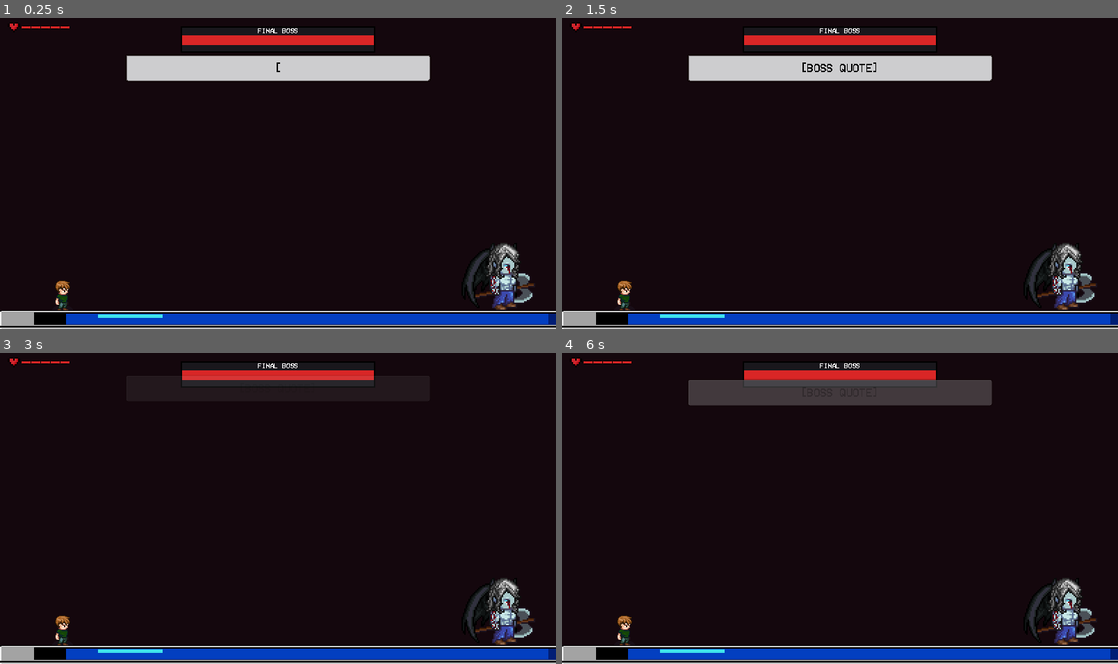
Above: before the commit, frames 1-4 (two rows, left to right).
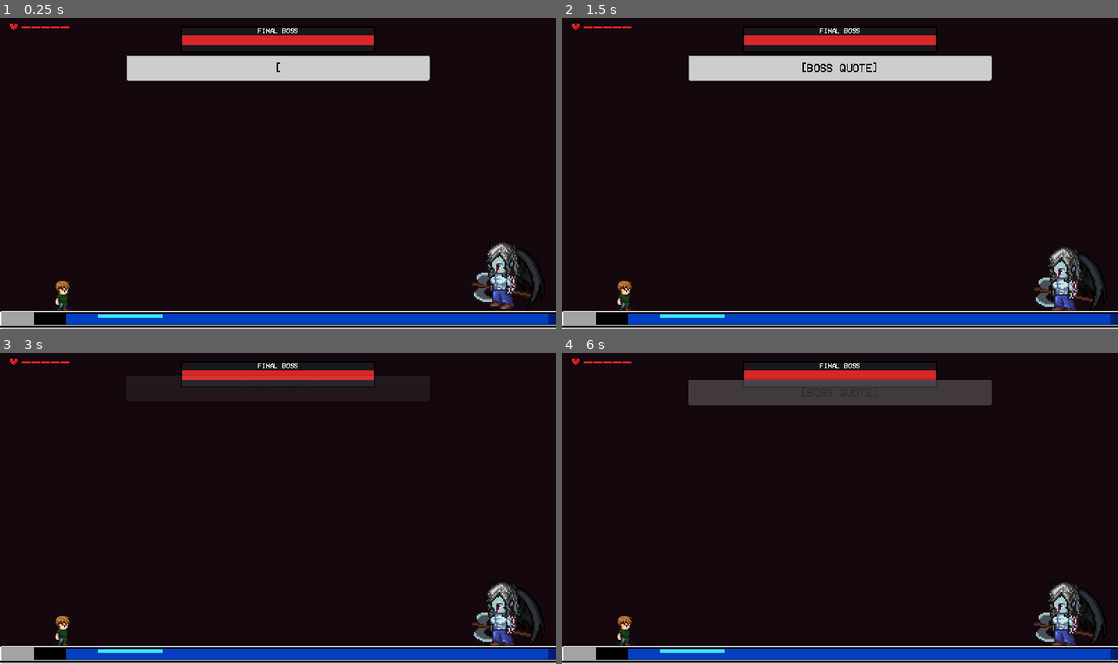
Above: after the commit, the same moments.

Repository: Amrr233/WhileTrue
Game: Godot game, scene res://scenes/levels/final_boss_arena.tscn
Same seed, same stepped clock (60 frames per second), same inputs: the game is played once before the commit and once after it. This scene is started directly instead of the project's main scene. Sound files missing from this copy of the repository are replaced by a short silence.
Inputs (mouse positions are in pixels of both pictures, inside the frame that each line leads up to):
- Up to frame 1 (0.25 s): no input
- Up to frame 2 (1.5 s): tap Enter (ui_accept) at 0.5, 1.25 s; move the mouse to (962, 157) at 0.52 s; hold D (right) 0.53-1.25 s; hold J (attack) 0.53-1.25 s; click (962, 157) at 0.67 s; tap Space (jump) at 0.77 s; tap Shift (dash) at 0.8 s; drag from (728, 189) to (623, 291) at 1.27 s
- Up to frame 3 (3 s): tap Enter (ui_accept) at 2, 2.75 s; move the mouse to (333, 440) at 2.02 s; hold A (left) 2.03-2.75 s; hold J (attack) 2.03-2.75 s; tap Shift (dash) at 2.3 s; drag from (250, 570) to (111, 461) at 2.77 s
- Up to frame 4 (6 s): move the mouse to (1006, 555) at 3.52 s; hold D (right) 3.53-4.25 s; tap E (interact) at 3.6 s; tap Space (jump) at 3.77 s; tap Shift (dash) at 3.8, 5.3 s; tap Enter (ui_accept) at 4.25, 5 s; drag from (673, 461) to (623, 626) at 4.27 s; move the mouse to (867, 508) at 5.02 s; hold D (right) 5.03-5.75 s; hold J (attack) 5.03-5.75 s; click (867, 508) at 5.17 s; drag from (756, 430) to (728, 524) at 5.77 s

The runs differ from the first frame. In frame 1, 1.6% of the frame differs, in the area x 83-98%, y 72-94%; in frame 2, 1.6%; in frame 3, 1.6%; in frame 4, 1.6%.

Commit message:
phase 1 ,2 of final boss

Diff:
--- a/scenes/enemies/final_boss.tscn
+++ b/scenes/enemies/final_boss.tscn
@@ -2,14 +2,15 @@
 
 [ext_resource type="Script" uid="uid://bit45xto4gcsq" path="res://scripts/enemies/final_boss.gd" id="1_boss"]
 [ext_resource type="PackedScene" uid="uid://be3c7djdeomsq" path="res://scenes/enemies/virus_projectile2.tscn" id="2_proj"]
-[ext_resource type="AudioStream" uid="uid://bmwma65x0peru" path="res://assets/audio/sfx/Windows XP Startup.wav" id="4_snd"]
 [ext_resource type="Texture2D" uid="uid://botb0rg6irjky" path="res://assets/art/characters/V. 0.9.9.png" id="5_s8evt"]
 [ext_resource type="PackedScene" uid="uid://b7lax1cf5cckh" path="res://scenes/enemies/virus_basic.tscn" id="5_summon1"]
 [ext_resource type="Texture2D" uid="uid://ct56l4gxdd6cq" path="res://assets/art/characters/boss343.png" id="6_3uqse"]
-[ext_resource type="PackedScene" uid="uid://dxhtg0yxo74v5" path="res://scenes/enemies/virus_ranged.tscn" id="6_summon2"]
+[ext_resource type="Texture2D" uid="uid://dllmiabgqtq7d" path="res://assets/art/characters/death.png" id="6_bhnfq"]
+[ext_resource type="AudioStream" uid="uid://bvfb8y4pwyf1" path="res://assets/audio/sfx/Windows XP Notify.wav" id="7_bhnfq"]
+[ext_resource type="AudioStream" uid="uid://yfjwqchb3evw" path="res://assets/audio/sfx/Windows XP Balloon.wav" id="8_unvtr"]
 
 [sub_resource type="RectangleShape2D" id="RectangleShape2D_boss"]
-size = Vector2(82, 98)
+size = Vector2(124, 86)
 
 [sub_resource type="AtlasTexture" id="AtlasTexture_3uqse"]
 atlas = ExtResource("5_s8evt")
@@ -18,6 +19,30 @@
 [sub_resource type="AtlasTexture" id="AtlasTexture_bhnfq"]
 atlas = ExtResource("5_s8evt")
 region = Rect2(64, 704, 64, 64)
+
+[sub_resource type="AtlasTexture" id="AtlasTexture_xp4ob"]
+atlas = ExtResource("6_bhnfq")
+region = Rect2(0, 1280, 65, 64)
+
+[sub_resource type="AtlasTexture" id="AtlasTexture_8yroi"]
+atlas = ExtResource("6_bhnfq")
+region = Rect2(65, 1280, 65, 64)
+
+[sub_resource type="AtlasTexture" id="AtlasTexture_xhrrg"]
+atlas = ExtResource("6_bhnfq")
+region = Rect2(130, 1280, 65, 64)
+
+[sub_resource type="AtlasTexture" id="AtlasTexture_h0g3h"]
+atlas = ExtResource("6_bhnfq")
+region = Rect2(195, 1280, 65, 64)
+
+[sub_resource type="AtlasTexture" id="AtlasTexture_10uxu"]
+atlas = ExtResource("6_bhnfq")
+region = Rect2(260, 1280, 65, 64)
+
+[sub_resource type="AtlasTexture" id="AtlasTexture_br8gj"]
+atlas = ExtResource("6_bhnfq")
+region = Rect2(325, 1280, 65, 64)
 
 [sub_resource type="AtlasTexture" id="AtlasTexture_h2w1p"]
 atlas = ExtResource("5_s8evt")
@@ -119,6 +144,29 @@
 "loop": true,
 "name": &"dash",
 "speed": 2.0
+}, {
+"frames": [{
+"duration": 1.0,
+"texture": SubResource("AtlasTexture_xp4ob")
+}, {
+"duration": 1.0,
+"texture": SubResource("AtlasTexture_8yroi")
+}, {
+"duration": 1.0,
+"texture": SubResource("AtlasTexture_xhrrg")
+}, {
+"duration": 1.0,
+"texture": SubResource("AtlasTexture_h0g3h")
+}, {
+"duration": 1.0,
+"texture": SubResource("AtlasTexture_10uxu")
+}, {
+"duration": 1.0,
+"texture": SubResource("AtlasTexture_br8gj")
+}],
+"loop": false,
+"name": &"defeated",
+"speed": 5.0
 }, {
 "frames": [{
 "duration": 1.0,
@@ -222,7 +270,12 @@
 collision_layer = 4
 collision_mask = 3
 script = ExtResource("1_boss")
-summon_pool = Array[PackedScene]([ExtResource("5_summon1"), ExtResource("6_summon2")])
+boss_max_health = 200
+dash_h_speed = 550.0
+dash_h_duration = 0.9
+dash_v_rise_speed = -1000.0
+dash_v_slam_speed = 850.0
+summon_pool = Array[PackedScene]([ExtResource("5_summon1"), ExtResource("5_summon1"), ExtResource("5_summon1")])
 max_health = 60
 speed = 90.0
 chase_range = 260.0
@@ -252,6 +305,7 @@
 shape = SubResource("RectangleShape2D_boss")
 
 [node name="throw" type="CollisionShape2D" parent="." unique_id=5129052]
+visible = false
 position = Vector2(9, 25.5)
 shape = SubResource("RectangleShape2D_boss")
 
@@ -263,16 +317,26 @@
 [node name="telegraph" type="CollisionShape2D" parent="." unique_id=365970974]
 visible = false
 position = Vector2(9, 10)
+shape = SubResource("RectangleShape2D_boss")
+
+[node name="defeated" type="CollisionShape2D" parent="." unique_id=7217426]
+position = Vector2(0, 36)
 shape = SubResource("RectangleShape2D_boss")
 
 [node name="Visual" type="AnimatedSprite2D" parent="." unique_id=28161637]
 position = Vector2(4, 14)
 scale = Vector2(2, 2)
 sprite_frames = SubResource("SpriteFrames_boss")
-animation = &"throw"
-frame_progress = 0.025692398
+animation = &"defeated"
+frame = 5
+frame_progress = 1.0
 
 [node name="TeleportSound" type="AudioStreamPlayer2D" parent="." unique_id=1687047980]
-stream = ExtResource("4_snd")
+stream = ExtResource("7_bhnfq")
 volume_db = 5.841
 pitch_scale = 0.65
+
+[node name="SummonSound" type="AudioStreamPlayer" parent="." unique_id=1885261252]
+stream = ExtResource("8_unvtr")
+volume_db = 5.841
+pitch_scale = 0.65
--- a/scenes/enemies/virus_small.tscn
+++ b/scenes/enemies/virus_small.tscn
@@ -132,10 +132,9 @@
 }]
 
 [sub_resource type="RectangleShape2D" id="RectangleShape2D_so5o7"]
-size = Vector2(11, 8)
+size = Vector2(11.75, 8.75)
 
 [node name="VirusBasic" type="CharacterBody2D" unique_id=183869775]
-scale = Vector2(4, 4)
 collision_layer = 4
 collision_mask = 3
 script = ExtResource("1_dq2us")
@@ -148,7 +147,8 @@
 scale = Vector2(0.625, 0.7083333)
 sprite_frames = SubResource("SpriteFrames_lvgju")
 animation = &"idle"
+frame_progress = 0.6940739
 
 [node name="CollisionShape2D" type="CollisionShape2D" parent="." unique_id=648210079]
-position = Vector2(-1, 7)
+position = Vector2(-0.625, 7.375)
 shape = SubResource("RectangleShape2D_so5o7")
--- a/scenes/levels/final_boss_arena.tscn
+++ b/scenes/levels/final_boss_arena.tscn
@@ -86,4 +86,3 @@
 layout_mode = 3
 
 [node name="BossDialogueBox" parent="HUD" unique_id=1235871716 instance=ExtResource("5_dbox")]
-layout_mode = 3
--- a/scripts/enemies/final_boss.gd
+++ b/scripts/enemies/final_boss.gd
@@ -14,24 +14,35 @@
 @export var boss_max_health: int = 60
 @export var phase_2_threshold: float = 0.80
 @export var phase_3_threshold: float = 0.40
+@export var phase_transition_time: float = 6.0
 
 @export_category("Attack Timing")
 @export var telegraph_time: float = 0.6
 @export var recover_time: float = 0.55
 
-@export_category("Dash Attack")
-@export var dash_charge_speed: float = 300.0
-@export var dash_charge_duration: float = 0.35
-@export var dash_v_rise_speed: float = -420.0
+@export_category("Dash Horizontal Settings")
+@export var dash_h_speed: float = 350.0
+@export var dash_h_duration: float = 0.4
+@export var dash_h_damage: int = 1
+@export var dash_h_hit_width: float = 100.0
+@export var dash_h_hit_height: float = 80.0
+
+@export_category("Dash Vertical / Slam Settings")
+@export var dash_v_rise_speed: float = -600.0
 @export var dash_v_rise_time: float = 0.35
+@export var dash_v_hover_time: float = 0.35
+@export var dash_v_slam_speed: float = 750.0
 @export var slam_radius: float = 70.0
 @export var slam_damage: int = 2
+@export var slam_hit_width: float = 80.0
+@export var slam_hit_height: float = 120.0
 
 @export_category("Projectile Attack")
 @export var boss_ranged_damage: int = 1
 @export var side_throw_angle_deg: float = 18.0
 
 @export_category("Phase 2 - Summons")
+## ضع هنا مشاهد الوحوش الصغيرة والعادية فقط (Small & Basic Enemies)
 @export var summon_pool: Array[PackedScene] = []
 @export var max_active_summons: int = 2
 @export var summon_group_name: String = "boss_summon_point"
@@ -50,7 +61,11 @@
 var _active_tweens: Array = []
 var _telegraph_indicator: Node2D
 var _fight_active := false
+var _is_phase_transitioning := false
 var _base_sprite_frames: SpriteFrames
+var _dash_h_dir: float = 1.0
+var _has_hit_player_this_dash := false
+var _prev_pos_x: float = 0.0
 
 # --- قاموس ربط الكوليجن بأسماء الأنيميشنات ---
 @onready var _collisions: Dictionary = {
@@ -62,6 +77,8 @@
 	"throw": $throw if has_node("throw") else null,
 	"defeated": $defeated if has_node("defeated") else null,
 }
+
+@onready var summon_sound: AudioStreamPlayer = $SummonSound if has_node("SummonSound") else null
 
 const PHASE_1_PATTERN := ["projectile", "dash_h", "projectile", "dash_v"]
 const PHASE_2_PATTERN := ["projectile", "dash_h", "summon", "dash_v", "projectile", "summon"]
@@ -142,7 +159,12 @@
 	if _telegraph_indicator:
 		_telegraph_indicator.visible = false
 
+	if visual:
+		var base_color := phase3_tint if state == State.PHASE_3 and not phase3_sprite_frames else Color.WHITE
+		visual.modulate = base_color
+
 func reset_for_checkpoint(phase: int, spawn_position: Vector2) -> void:
+	_is_phase_transitioning = false
 	_cleanup_transient()
 	global_position = spawn_position
 	velocity = Vector2.ZERO
@@ -172,10 +194,10 @@
 		_target = get_tree().get_first_node_in_group("player") as Node2D
 		_boss_target = _target
 
-	if not is_on_floor():
+	if not is_on_floor() and _current_attack != "dash_v":
 		velocity += get_gravity() * delta
 
-	if not _fight_active or _is_teleporting:
+	if not _fight_active or _is_phase_transitioning or _is_teleporting:
 		velocity.x = move_toward(velocity.x, 0.0, 320.0 * delta)
 		move_and_slide()
 		_update_animations()
@@ -200,6 +222,11 @@
 				_sub_state = SubState.IDLE
 
 	move_and_slide()
+
+	if _sub_state == SubState.EXECUTE and _current_attack in ["dash_h", "dash_v"]:
+		_check_physics_collisions()
+		_check_dash_contact_damage()
+
 	_update_animations()
 
 func _face_target() -> void:
@@ -237,6 +264,8 @@
 
 func _execute_current_attack() -> void:
 	_sub_state = SubState.EXECUTE
+	_has_hit_player_this_dash = false
+	_prev_pos_x = global_position.x
 	if _telegraph_indicator:
 		_telegraph_indicator.visible = false
 
@@ -255,16 +284,62 @@
 	match _current_attack:
 		"dash_h":
 			_cycle_timer -= delta
-			var dir := signf((_target.global_position.x - global_position.x)) if is_instance_valid(_target) else 1.0
-			velocity.x = dash_charge_speed * dir
+			_prev_pos_x = global_position.x
+			velocity.x = dash_h_speed * _dash_h_dir
 			if _cycle_timer <= 0.0:
 				_finish_attack()
+		"dash_v":
+			pass
+
+func _check_physics_collisions() -> void:
+	if _has_hit_player_this_dash or _sub_state != SubState.EXECUTE or not is_instance_valid(_target):
+		return
+
+	for i in range(get_slide_collision_count()):
+		var col := get_slide_collision(i)
+		var collider := col.get_collider()
+		if collider and (collider == _target or collider.is_in_group("player")):
+			_apply_dash_damage_to_player()
+			return
+
+func _check_dash_contact_damage() -> void:
+	if _has_hit_player_this_dash or not is_instance_valid(_target):
+		return
+
+	var px := _target.global_position.x
+	var py := _target.global_position.y
+	var bx := global_position.x
+	var by := global_position.y
+	var diff_y := absf(by - py)
+
+	if _current_attack == "dash_h":
+		var min_x := minf(_prev_pos_x, bx) - (dash_h_hit_width * 0.5)
+		var max_x := maxf(_prev_pos_x, bx) + (dash_h_hit_width * 0.5)
+
+		if px >= min_x and px <= max_x and diff_y <= dash_h_hit_height:
+			_apply_dash_damage_to_player()
+
+	elif _current_attack == "dash_v":
+		var diff_x := absf(bx - px)
+		if diff_x <= (slam_hit_width * 0.5) and diff_y <= (slam_hit_height * 0.5):
+			_apply_dash_damage_to_player()
+
+func _apply_dash_damage_to_player() -> void:
+	if _has_hit_player_this_dash or not is_instance_valid(_target):
+		return
+	_has_hit_player_this_dash = true
+	if _target.has_method("take_damage"):
+		var dir := signf(_target.global_position.x - global_position.x)
+		if dir == 0.0: dir = 1.0
+		var dmg := slam_damage if _current_attack == "dash_v" else dash_h_damage
+		_target.take_damage(dmg, dir * 180.0, -100.0)
 
 func _finish_attack() -> void:
 	_sub_state = SubState.RECOVER
 	_cycle_timer = recover_time
 
 func _attack_projectile() -> void:
+	_change_animation("throw")
 	if is_instance_valid(_target) and projectile_scene:
 		var proj: VirusProjectile = projectile_scene.instantiate()
 		if "damage" in proj:
@@ -273,32 +348,41 @@
 		proj.global_position = global_position
 		if "direction" in proj:
 			proj.direction = (_target.global_position - global_position).normalized()
-	if visual and visual.sprite_frames and visual.sprite_frames.has_animation("throw"):
-		visual.play("throw")
 	_finish_attack()
 
 func _attack_dash_horizontal() -> void:
-	_cycle_timer = dash_charge_duration
-	if visual and visual.sprite_frames and visual.sprite_frames.has_animation("dash"):
-		visual.play("dash")
-	elif visual:
-		visual.play("run")
+	_cycle_timer = dash_h_duration
+	if is_instance_valid(_target):
+		_dash_h_dir = signf(_target.global_position.x - global_position.x)
+		if _dash_h_dir == 0.0: _dash_h_dir = 1.0
+	else:
+		_dash_h_dir = 1.0
 
 func _attack_dash_vertical() -> void:
-	_cycle_timer = dash_v_rise_time
+	velocity.x = 0.0
 	velocity.y = dash_v_rise_speed
-	if visual and visual.sprite_frames and visual.sprite_frames.has_animation("slam"):
-		visual.play("slam")
+
 	await get_tree().create_timer(dash_v_rise_time).timeout
 	if not is_instance_valid(self) or _current_attack != "dash_v":
 		return
+
+	velocity = Vector2.ZERO
+	if is_instance_valid(_target):
+		global_position.x = _target.global_position.x
+		global_position.y = minf(global_position.y, _target.global_position.y - 220.0)
+
+	await get_tree().create_timer(dash_v_hover_time).timeout
+	if not is_instance_valid(self) or _current_attack != "dash_v":
+		return
+
 	_slam_down()
 
 func _slam_down() -> void:
-	velocity.y = 500.0
+	velocity.y = dash_v_slam_speed
 	await get_tree().physics_frame
 	var attempts := 0
-	while not is_on_floor() and attempts < 90 and is_instance_valid(self):
+	while not is_on_floor() and attempts < 120 and is_instance_valid(self):
+		_check_dash_contact_damage()
 		await get_tree().physics_frame
 		attempts += 1
 	if not is_instance_valid(self):
@@ -308,16 +392,26 @@
 
 func _deal_area_damage(radius: float, damage: int) -> void:
 	if is_instance_valid(_target):
-		var d := global_position.distance_to(_target.global_position)
-		if d <= radius and _target.has_method("take_damage"):
+		var diff_x := absf(global_position.x - _target.global_position.x)
+		var diff_y := absf(global_position.y - _target.global_position.y)
+		if diff_x <= radius and diff_y <= (radius + 50.0) and _target.has_method("take_damage"):
 			var dir := signf(_target.global_position.x - global_position.x)
+			if dir == 0.0: dir = 1.0
 			_target.take_damage(damage, dir * 160.0, -120.0)
 
+# --- استدعاء الوحوش مع أنيميشن القذف والتكبير التدريجي ---
 func _attack_summon() -> void:
 	_prune_summons()
 	if _active_summons.size() >= max_active_summons or summon_pool.is_empty():
 		_attack_projectile()
 		return
+
+	_change_animation("throw")
+
+	# تشغيل صوت الاستدعاء مع تغيير بسيط في طبقة الصوت تنويعاً
+	if summon_sound and summon_sound.stream:
+		summon_sound.pitch_scale = randf_range(0.95, 1.1)
+		summon_sound.play()
 
 	var spawn_points := get_tree().get_nodes_in_group(summon_group_name)
 	var chosen_scene: PackedScene = summon_pool[randi() % summon_pool.size()]
@@ -332,15 +426,29 @@
 	else:
 		spawn_pos = _find_safe_teleport_position()
 
-	var enemy := chosen_scene.instantiate()
+	var enemy := chosen_scene.instantiate() as Node2D
 	get_tree().current_scene.add_child(enemy)
-	enemy.global_position = spawn_pos
+
+	enemy.global_position = global_position
+	enemy.scale = Vector2(0.1, 0.1)
+
+	var mid_pos := (global_position + spawn_pos) * 0.5 + Vector2(0.0, -80.0)
+	var tw := create_tween()
+	tw.set_parallel(true)
+	tw.tween_property(enemy, "global_position", mid_pos, 0.2).set_trans(Tween.TRANS_QUAD).set_ease(Tween.EASE_OUT)
+	tw.tween_property(enemy, "scale", Vector2(0.5, 0.5), 0.2)
+	await tw.finished
+
+	if is_instance_valid(enemy):
+		var tw2 := create_tween()
+		tw2.set_parallel(true)
+		tw2.tween_property(enemy, "global_position", spawn_pos, 0.2).set_trans(Tween.TRANS_QUAD).set_ease(Tween.EASE_IN)
+		tw2.tween_property(enemy, "scale", Vector2.ONE, 0.2)
+
 	_active_summons.append(enemy)
 	if enemy.has_signal("died"):
 		enemy.died.connect(_on_summon_died.bind(enemy))
 
-	if visual and visual.sprite_frames and visual.sprite_frames.has_animation("throw"):
-		visual.play("throw")
 	_finish_attack()
 
 func _is_spawn_point_free(pos: Vector2) -> bool:
@@ -357,12 +465,29 @@
 func _on_summon_died(enemy: Node) -> void:
 	_active_summons.erase(enemy)
 
+# --- التيلبورت مع تأثير الشفافية (Ghost Effect) ---
+func _start_teleport_sequence() -> void:
+	if visual:
+		var tw := create_tween()
+		_active_tweens.append(tw)
+		tw.tween_property(visual, "modulate:a", 0.15, 0.2)
+		await tw.finished
+
+	await super._start_teleport_sequence()
+
+	if is_instance_valid(self) and visual:
+		var tw2 := create_tween()
+		_active_tweens.append(tw2)
+		tw2.tween_property(visual, "modulate:a", 1.0, 0.2)
+		await tw2.finished
+
 func _attack_decoy_teleport() -> void:
 	await _start_teleport_sequence()
 	if is_instance_valid(self) and _fight_active:
 		_finish_attack()
 
 func _attack_double_throw() -> void:
+	_change_animation("throw")
 	if is_instance_valid(_target) and projectile_scene:
 		var base_dir: Vector2 = (_target.global_position - global_position).normalized()
 		for sign_dir in [1.0, -1.0]:
@@ -373,8 +498,6 @@
 			proj.global_position = global_position
 			if "direction" in proj:
 				proj.direction = base_dir.rotated(deg_to_rad(side_throw_angle_deg) * sign_dir)
-	if visual and visual.sprite_frames and visual.sprite_frames.has_animation("throw"):
-		visual.play("throw")
 	_finish_attack()
 
 func _apply_phase3_visuals() -> void:
@@ -393,45 +516,55 @@
 	)
 	tw.tween_property(visual, "modulate:a", 1.0, 0.25)
 
-# --- إدارة الأنيميشن والتحكم في الكوليجن التلقائي ---
+func _change_animation(anim_name: String) -> void:
+	if visual == null or visual.sprite_frames == null:
+		return
+
+	var target_anim := anim_name
+	if not visual.sprite_frames.has_animation(target_anim):
+		target_anim = "idle"
+
+	if visual.animation != target_anim:
+		visual.play(target_anim)
+
 func _update_animations() -> void:
 	if visual == null or visual.sprite_frames == null:
 		return
 
-	if is_instance_valid(_target) and abs(velocity.x) > 5.0:
+	if is_instance_valid(_target):
 		visual.flip_h = (_target.global_position.x < global_position.x)
 
-	if state == State.DEFEATED:
-		if visual.sprite_frames.has_animation("defeated"):
-			visual.play("defeated")
-		else:
-			visual.play("idle")
+	if _is_phase_transitioning or state == State.DEFEATED:
+		_change_animation("defeated")
 		_update_collision_for_animation()
 		return
 
 	if _sub_state == SubState.TELEGRAPH:
-		if visual.sprite_frames.has_animation("telegraph"):
-			visual.play("telegraph")
-		else:
-			visual.play("idle")
+		_change_animation("telegraph")
 		_update_collision_for_animation()
 		return
 
-	if visual.is_playing() and visual.animation in ["throw", "slam"]:
-		_update_collision_for_animation()
-		return
+	if _sub_state == SubState.EXECUTE:
+		if _current_attack in ["projectile", "double_throw", "summon"]:
+			_change_animation("throw")
+			_update_collision_for_animation()
+			return
+		elif _current_attack == "dash_h":
+			_change_animation("dash")
+			_update_collision_for_animation()
+			return
+		elif _current_attack == "dash_v":
+			_change_animation("slam")
+			_update_collision_for_animation()
+			return
 
 	if abs(velocity.x) > 10.0:
-		if visual.sprite_frames.has_animation("dash") and _current_attack == "dash_h" and _sub_state == SubState.EXECUTE:
-			visual.play("dash")
-		else:
-			visual.play("run")
+		_change_animation("run")
 	else:
-		visual.play("idle")
+		_change_animation("idle")
 
 	_update_collision_for_animation()
 
-# --- دالة تفعيل الكوليجن المطابق للأنيميشن وقفل الباقي ---
 func _update_collision_for_animation() -> void:
 	if not visual:
 		return
@@ -448,12 +581,11 @@
 			else:
 				shape.set_deferred("disabled", true)
 
-	# احتياطي: لو الأنيميشن الحالي ملوش كوليجن بنفس الاسم، يرجع لكوليجن idle
 	if not matched_any and _collisions.get("idle"):
 		_collisions["idle"].set_deferred("disabled", false)
 
 func take_damage(amount: int, knockback_x: float = 0.0, _knockback_y: float = 0.0) -> void:
-	if not _fight_active:
+	if not _fight_active or _is_phase_transitioning:
 		return
 
 	health = maxi(health - amount, 0)
@@ -476,12 +608,33 @@
 		return
 
 	if state == State.PHASE_1 and fraction <= phase_2_threshold:
-		GameState.boss_phase_checkpoint = 2
+		_start_phase_transition(2)
+	elif state == State.PHASE_2 and fraction <= phase_3_threshold:
+		_start_phase_transition(3)
+
+func _start_phase_transition(next_phase: int) -> void:
+	_is_phase_transitioning = true
+	_fight_active = false
+	velocity = Vector2.ZERO
+	_cleanup_transient()
+
+	_change_animation("defeated")
+	_update_collision_for_animation()
+
+	await get_tree().create_timer(phase_transition_time).timeout
+
+	if not is_instance_valid(self):
+		return
+
+	_is_phase_transitioning = false
+	GameState.boss_phase_checkpoint = next_phase
+
+	if next_phase == 2:
 		set_state(State.PHASE_2)
-	elif state == State.PHASE_2 and fraction <= phase_3_threshold:
-		GameState.boss_phase_checkpoint = 3
+	elif next_phase == 3:
 		set_state(State.PHASE_3)
 
 func _on_boss_zero_health() -> void:
+	_cleanup_transient()
 	set_state(State.DEFEATED)
 	boss_defeated.emit()
Binary file added: assets/art/characters/death.png
Not shown, added: assets/art/characters/death.png.import
Not shown: 1 places in scenes/levels/final_boss_arena.tscn that only renumber resources
